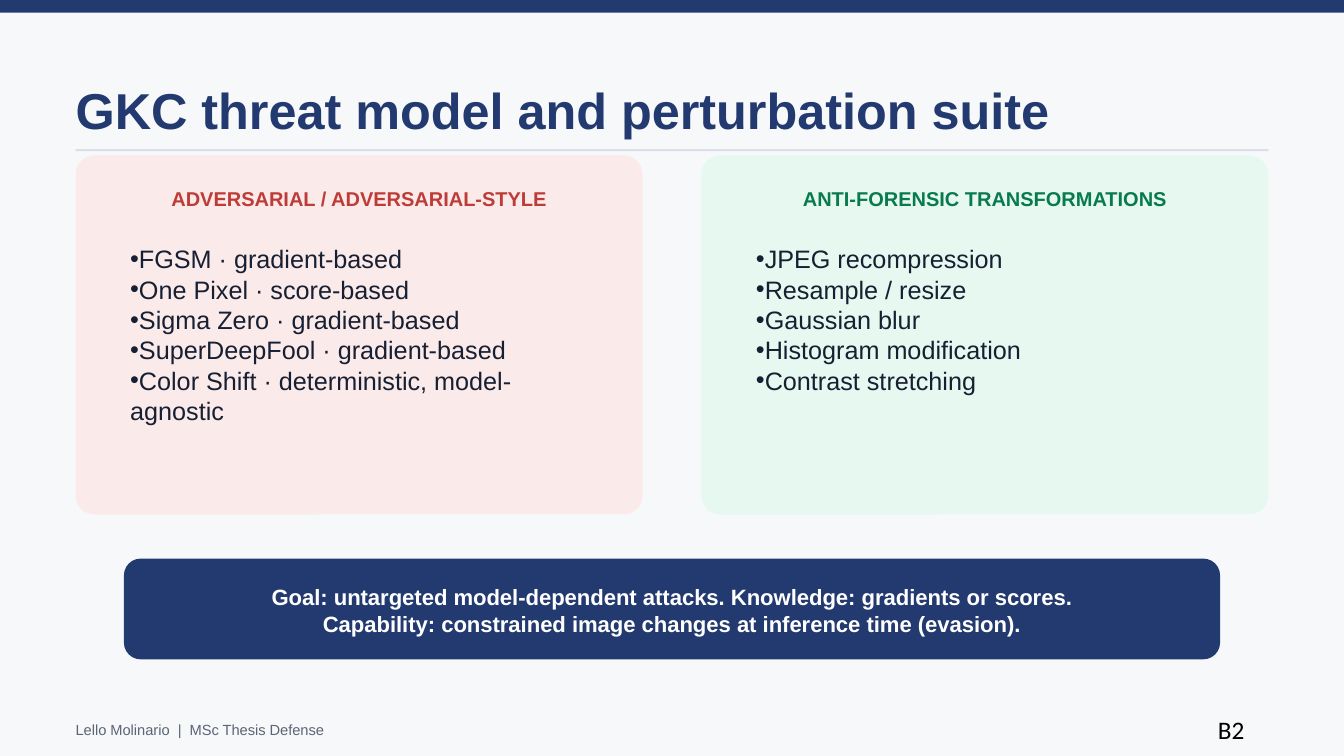
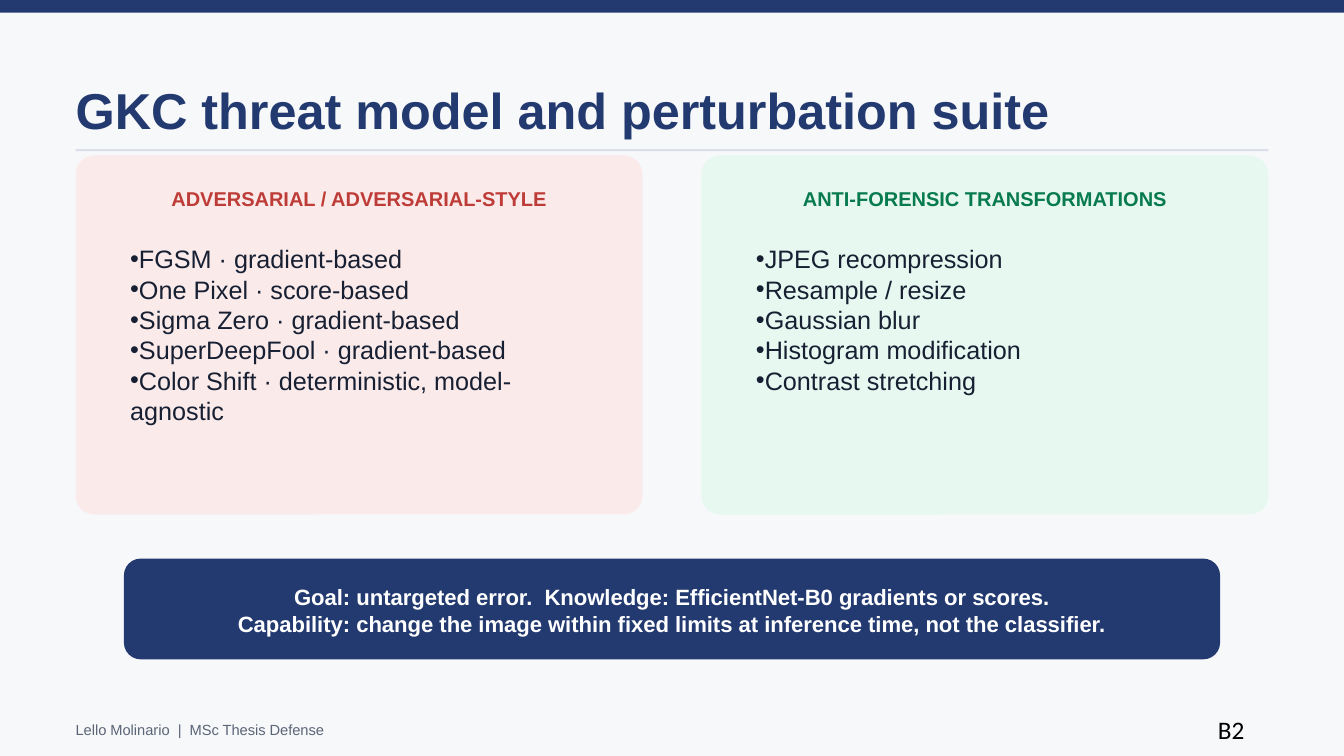
Before and after one commit to lmolinario/Molinario_Thesis_Defense_2026, a slide deck: slide 17 of Molinario_Thesis_Defense_2026.pptx (slide 18 before the commit). Drawn at 1344x756 pixels with LibreOffice and Linux fonts; fonts in the diff are those of the drawing. Boxes give left, top, right and bottom in pixels: in the first picture for what was removed or moved away, otherwise in the second. Text is boxed around its words. In the diff, an @@ line names an element or a change of style, - is before the commit and + after.

```diff
--- a/Molinario_Thesis_Defense_2026.pptx
+++ b/Molinario_Thesis_Defense_2026.pptx
@@ text at (238,589,1105,637): text changed @@
-Goal: untargeted model-dependent attacks. Knowledge: gradients or scores.
-Capability: constrained image changes at inference time (evasion).
+Goal: untargeted error. Knowledge: EfficientNet-B0 gradients or scores.
+Capability: change the image within fixed limits at inference time, not the classifier.
```
Also in this commit, not shown: 18 other slides changed, 1 slide added, 1 slide removed, 1 other file.
